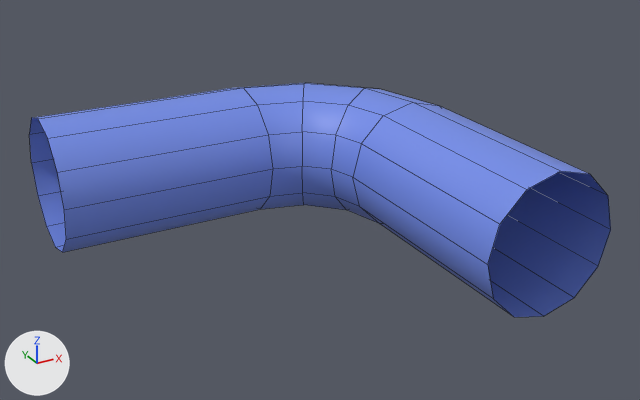
Before and after pictures for a commit that changed the FBX model Knot3-Implementierung/Content/Models/pipe-angled.fbx.
The view is the same before and after, from a 50 mm camera at (-0.01449, -0.02446, 0.00986) aimed at (-0.00345, -0.00439, -0.00017). Lighting does not change. The marker at lower left points along +X, +Y and +Z. Mesh edges are drawn as thin lines. Where no turn or scale is listed for an object, it has been applied to the vertices.

Script lines for the objects in view, before the commit:
```python
mat_pipe1 = principled_material('Pipe1')
mat_pipe1.base_color = (0.17, 0.263, 0.8)  # blue #738ce7
me_cylinder_021 = bpy.data.meshes.new('Cylinder_021')
me_cylinder_021.from_pydata(...)  # 72 vertices, 60 faces; spans x -0.01..0.002, y -0.01..0.002, z -0.002..0.002
me_cylinder_021.materials.append(mat_pipe1)  # blue #738ce7
ob_cylinder_021 = bpy.data.objects.new('Cylinder_021', me_cylinder_021)
ob_cylinder_021.location = (0.0, 0.0, 0.0)
```
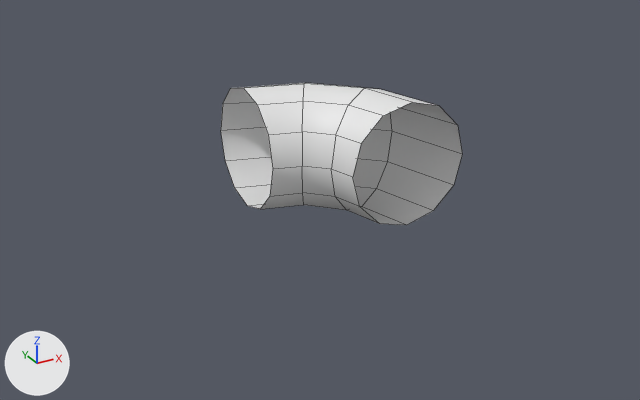
Commit message: Kurve pur

Changed parts and their boxes (x1, y1, x2, y2) in the pictures (640 x 400 px):
'Cylinder_021', recoloured, reshaped (blue to white, 58% narrower, 39% shorter)
    before: (29, 83, 611, 317)
    after: (221, 83, 462, 225)
part 1 of me_cylinder_021, deleted (blue)
    before: (353, 102, 611, 317)
part 2 of me_cylinder_021, deleted (blue)
    before: (29, 88, 273, 252)

The change in detail:
Material 'Pipe1' (mat_pipe1) changes colour from blue #738ce7 to white #e7e7e7; in linear values from (0.17, 0.263, 0.8) to (0.8, 0.8, 0.8).
me_cylinder_021 is used by ob_cylinder_021; location (0.0, 0.0, 0.0).
me_cylinder_021 had 72 vertices, 60 faces and spanned x -0.01..0.002, y -0.01..0.002, z -0.002..0.002.
me_cylinder_021 now has 48 vertices, 36 faces and spans x -0.00375..0.002, y -0.00375..0.002, z -0.002..0.002.
Part 1, on me_cylinder_021:
12 vertices are removed from x -0.002..0.002, y -0.01, z -0.002..0.002.
12 faces are deleted.
Part 2, on me_cylinder_021:
12 vertices are removed from x -0.01, y -0.002..0.002, z -0.002..0.002.
12 faces are deleted.
